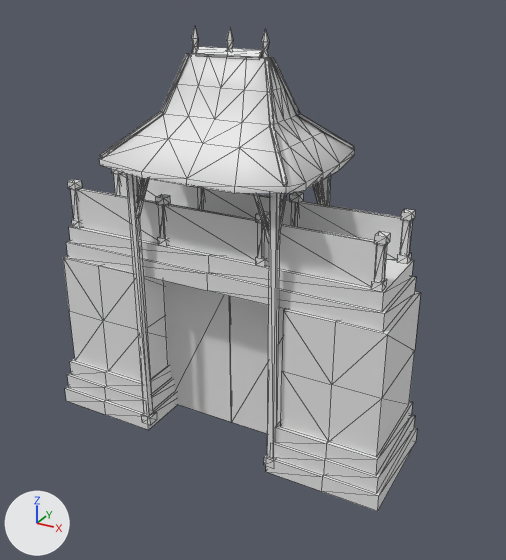
Two versions of the COLLADA model art/meshes/structural/yawadwipa/wall_gate.dae, one commit apart.
Camera for both pictures: a camera (50 mm lens) standing at (22.1, -37.3, 29.9) and looking at (1.7, -0.1, 11.2). Every picture has the same lights, and +X, +Y and +Z are marked at lower left. The first picture is the older version. Mesh edges are drawn as thin lines. Materials are left out; every surface is plain grey.

In view in the first picture: 'wall_gate'.
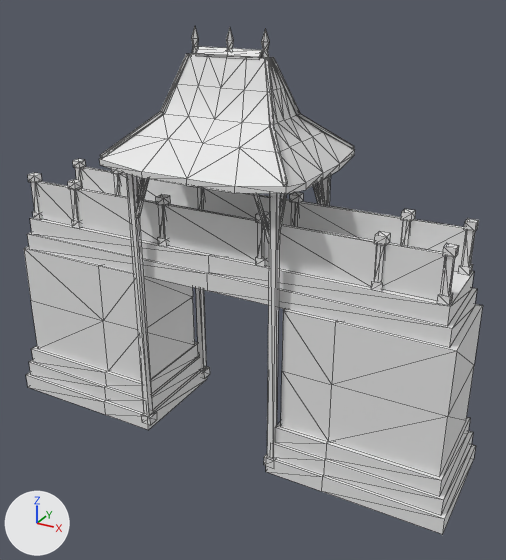
What changed in the scene script:
```text
Change me_esfera_399:
    remove me_esfera_399.from_pydata(...)  # 729 vertices, 1000 faces; spans x -12.7..12.5, y -4.9..4.9, z -0.5..26.9
    add me_esfera_399.from_pydata(...)  # 841 vertices, 1132 faces; spans x -16.7..16.6, y -4.9..4.9, z -0.5..26.9
    me_esfera_399 part 1: the loose piece of 8 vertices spanning x -10.8..-3.6, y -2.4..-2.2, z 13.6..16.3 is copied, and the copy is scaled about its middle by (0.5, 1, 1), then moved by (-5.5, 0.0, 0.0); it spans x -14.6..-11.0, y -2.4..-2.2, z 13.6..16.3
    me_esfera_399 part 2: the loose piece of 8 vertices spanning x -10.8..-3.6, y 2.2..2.4, z 13.6..16.3 is copied, and the copy is scaled about its middle by (0.5, 1, 1), then moved by (-5.5, 0.0, 0.0); it spans x -14.6..-11.0, y 2.2..2.4, z 13.6..16.3
    me_esfera_399 part 3: the loose piece of 8 vertices spanning x -11.3..-10.7, y 2.0..2.6, z 16.3..16.8 is copied, and the copy is moved by (-3.7, 0.0, 0.0); it spans x -15.0..-14.4, y 2.0..2.6, z 16.3..16.8
    me_esfera_399 part 4: the loose piece of 8 vertices spanning x -11.2..-10.8, y 2.1..2.5, z 14.0..16.3 is copied, and the copy is moved by (-3.7, 0.0, 0.0); it spans x -14.9..-14.5, y 2.1..2.5, z 14.0..16.3
    me_esfera_399 part 5: the loose piece of 8 vertices spanning x -11.3..-10.7, y -2.6..-2.0, z 13.6..14.1 is copied, and the copy is moved by (-3.7, 0.0, 0.0); it spans x -15.0..-14.4, y -2.6..-2.0, z 13.6..14.1
    me_esfera_399 part 6: the loose piece of 8 vertices spanning x -11.3..-10.7, y -2.6..-2.0, z 16.3..16.8 is copied, and the copy is moved by (-3.7, 0.0, 0.0); it spans x -15.0..-14.4, y -2.6..-2.0, z 16.3..16.8
    me_esfera_399 part 7: the loose piece of 8 vertices spanning x -11.2..-10.8, y -2.5..-2.1, z 14.0..16.3 is copied, and the copy is moved by (-3.7, 0.0, 0.0); it spans x -14.9..-14.5, y -2.5..-2.1, z 14.0..16.3
    me_esfera_399 part 8: the loose piece of 8 vertices spanning x 3.6..10.8, y -2.4..-2.2, z 13.6..16.3 is copied, and the copy is scaled about its middle by (-0.5, 1, 1), then moved by (5.6, 0.0, 0.0); it spans x 11.0..14.6, y -2.4..-2.2, z 13.6..16.3
    me_esfera_399 part 9: the loose piece of 8 vertices spanning x 3.6..10.8, y 2.2..2.4, z 13.6..16.3 is copied, and the copy is scaled about its middle by (-0.5, 1, 1), then moved by (5.6, 0.0, 0.0); it spans x 11.0..14.6, y 2.2..2.4, z 13.6..16.3
    me_esfera_399 part 10: the loose piece of 8 vertices spanning x 10.6..11.3, y 2.0..2.6, z 13.6..14.1 is copied, and the copy is mirrored in x about its middle, then moved by (3.7, 0.0, 0.0); it spans x 14.4..15.0, y 2.0..2.6, z 13.6..14.1
    me_esfera_399 part 11: the loose piece of 8 vertices spanning x 10.6..11.3, y 2.0..2.6, z 16.3..16.8 is copied, and the copy is mirrored in x about its middle, then moved by (3.7, 0.0, 0.0); it spans x 14.4..15.0, y 2.0..2.6, z 16.3..16.8
    me_esfera_399 part 12: the loose piece of 8 vertices spanning x 10.8..11.2, y 2.1..2.5, z 14.0..16.3 is copied, and the copy is mirrored in x about its middle, then moved by (3.7, 0.0, 0.0); it spans x 14.5..14.9, y 2.1..2.5, z 14.0..16.3
    me_esfera_399 part 13: the loose piece of 8 vertices spanning x 10.6..11.3, y -2.6..-2.0, z 13.6..14.1 is copied, and the copy is mirrored in x about its middle, then moved by (3.7, 0.0, 0.0); it spans x 14.4..15.0, y -2.6..-2.0, z 13.6..14.1
    me_esfera_399 part 14: the loose piece of 8 vertices spanning x 10.6..11.3, y -2.6..-2.0, z 16.3..16.8 is copied, and the copy is mirrored in x about its middle, then moved by (3.7, 0.0, 0.0); it spans x 14.4..15.0, y -2.6..-2.0, z 16.3..16.8
    me_esfera_399 part 15: the loose piece of 8 vertices spanning x 10.8..11.2, y -2.5..-2.1, z 14.0..16.3 is copied, and the copy is mirrored in x about its middle, then moved by (3.7, 0.0, 0.0); it spans x 14.5..14.9, y -2.5..-2.1, z 14.0..16.3
    me_esfera_399 part 16: the loose piece of 8 vertices spanning x -5.4..0.0, y -0.3..0.2, z -0.4..10.5 is deleted
    me_esfera_399 part 17: the loose piece of 8 vertices spanning x 0.0..5.5, y -0.3..0.2, z -0.4..10.5 is deleted
    me_esfera_399 part 18: 26 vertices moved from x -12.7..-11.5, y -3.9..4.0, z -0.5..13.6 to x -16.7..-15.2, y -3.9..4.0, z -0.5..13.6
    me_esfera_399 part 19: 26 vertices moved from x 11.4..12.5, y -3.9..4.0, z -0.5..13.6 to x 15.1..16.6, y -3.9..4.0, z -0.5..13.6
    other edits to the shape of me_esfera_399 do not show in these pictures
```

Pixel boxes [x1, y1, x2, y2] of what changed, in the pictures (506 x 560 px; the box of a moved part takes in the faces that stretch with it):
'wall_gate', reshaped (28% wider)
    before: [63, 26, 421, 511]
    after: [24, 26, 483, 534]
part 1 of me_esfera_399, added
    after: [36, 181, 74, 225]
part 2 of me_esfera_399, added
    after: [81, 167, 115, 194]
part 3 of me_esfera_399, added
    after: [73, 159, 85, 168]
part 4 of me_esfera_399, added
    after: [75, 168, 83, 189]
part 5 of me_esfera_399, added
    after: [33, 211, 42, 220]
part 6 of me_esfera_399, added
    after: [28, 173, 42, 183]
part 7 of me_esfera_399, added
    after: [31, 182, 40, 212]
part 8 of me_esfera_399, added
    after: [382, 243, 445, 301]
part 9 of me_esfera_399, added
    after: [408, 219, 466, 272]
part 10 of me_esfera_399, added
    after: [458, 264, 473, 275]
part 11 of me_esfera_399, added
    after: [464, 218, 479, 232]
part 12 of me_esfera_399, added
    after: [461, 230, 475, 267]
part 13 of me_esfera_399, added
    after: [437, 292, 453, 305]
part 14 of me_esfera_399, added
    after: [443, 243, 459, 258]
part 15 of me_esfera_399, added
    after: [441, 256, 455, 296]
part 16 of me_esfera_399, deleted
    before: [164, 281, 232, 422]
part 17 of me_esfera_399, deleted
    before: [230, 296, 284, 434]
part 18 of me_esfera_399, moved or reshaped
    before: [63, 225, 210, 414]
    after: [24, 218, 210, 414]
part 19 of me_esfera_399, moved or reshaped
    before: [207, 254, 421, 511]
    after: [207, 254, 483, 534]
